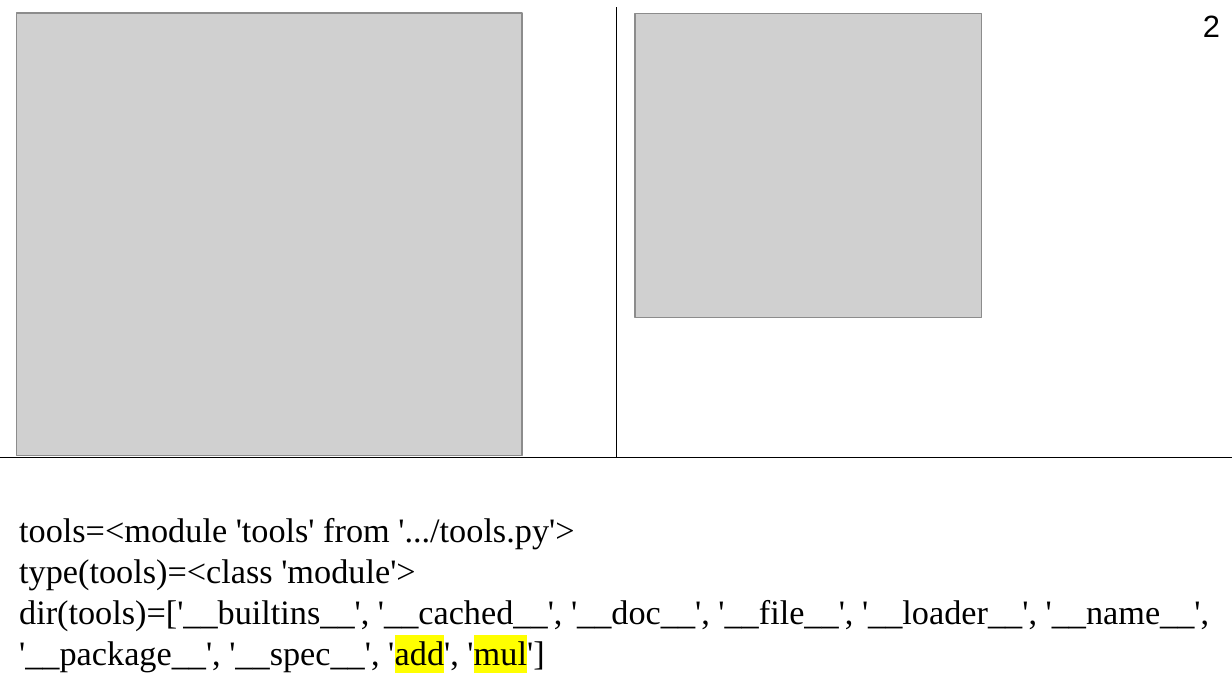
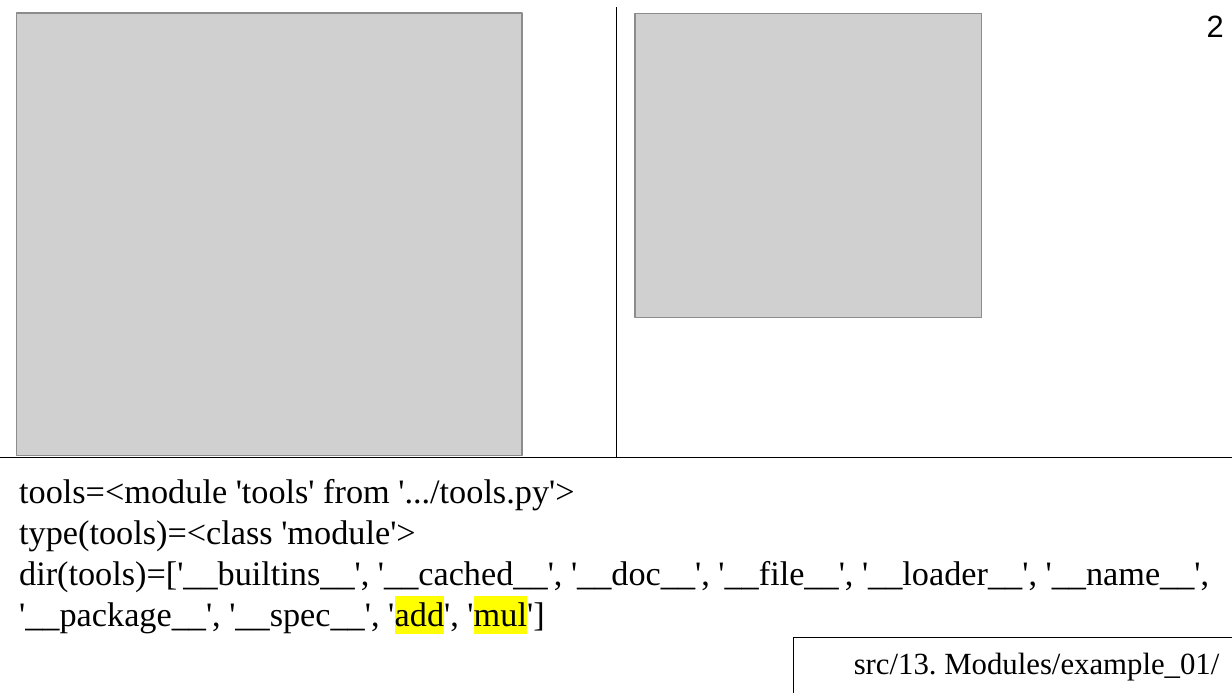
Before and after one commit to Jenyay/python-lectures, a slide deck: slide 2 of presentations/13. Modules.odp. Drawn at 1232x693 pixels with LibreOffice and Linux fonts; fonts in the diff are those of the drawing; grey boxes stand for pictures. Boxes give left, top, right and bottom in pixels: in the first picture for what was removed or moved away, otherwise in the second. Text is boxed around its words. In the diff, an @@ line names an element or a change of style, - is before the commit and + after.

```diff
--- a/presentations/13. Modules.odp
+++ b/presentations/13. Modules.odp
@@ page number: place and size @@
-page number at <box>1203,15,1220,37</box>
+page number at <box>1207,15,1224,37</box>
@@ text "tools=<module 'tools' from '.../tools.py'>": place and size @@
-text "tools=<module 'tools' from '.../tools.py'>" at <box>19,518,1210,672</box>
+text "tools=<module 'tools' from '.../tools.py'>" at <box>19,479,1210,633</box>
@@ line added from (1232, 637) to (793, 637), #000000 0 pt @@
@@ line added from (793, 693) to (793, 637), #000000 0 pt @@
@@ text added at <box>854,652,1219,680</box>, 18 pt, text #000000 @@
+src/13. Modules/example_01/
```
Also in this commit, not shown: 17 other slides changed, 7 slides added, 8 slides removed, 1 other file.
